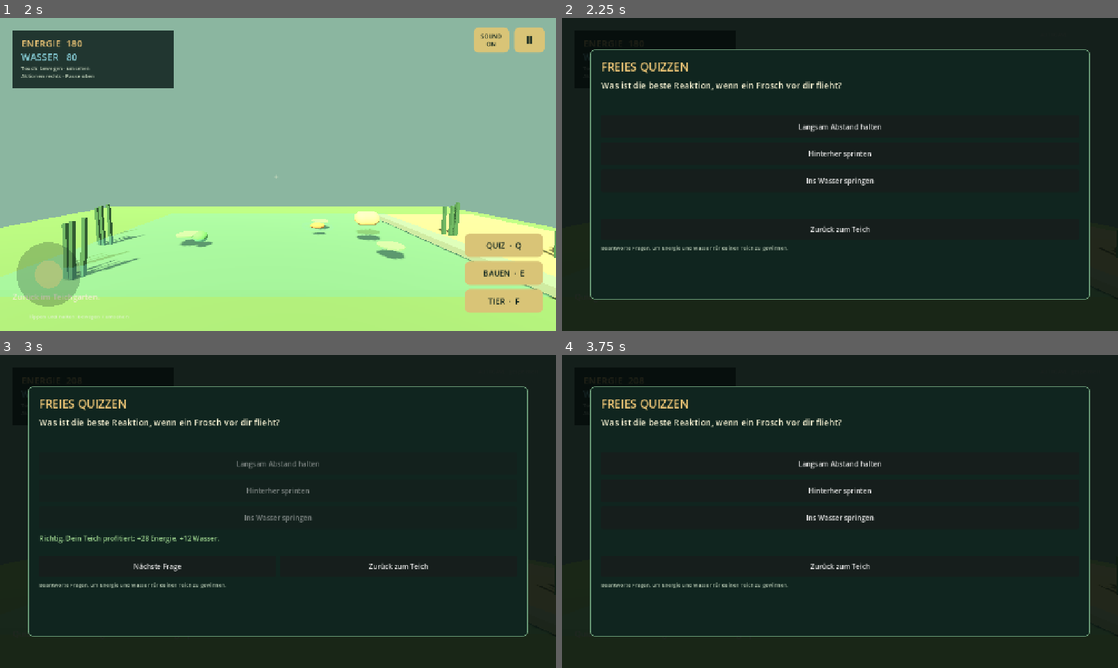
Above: before the commit, frames 1-4 (two rows, left to right).
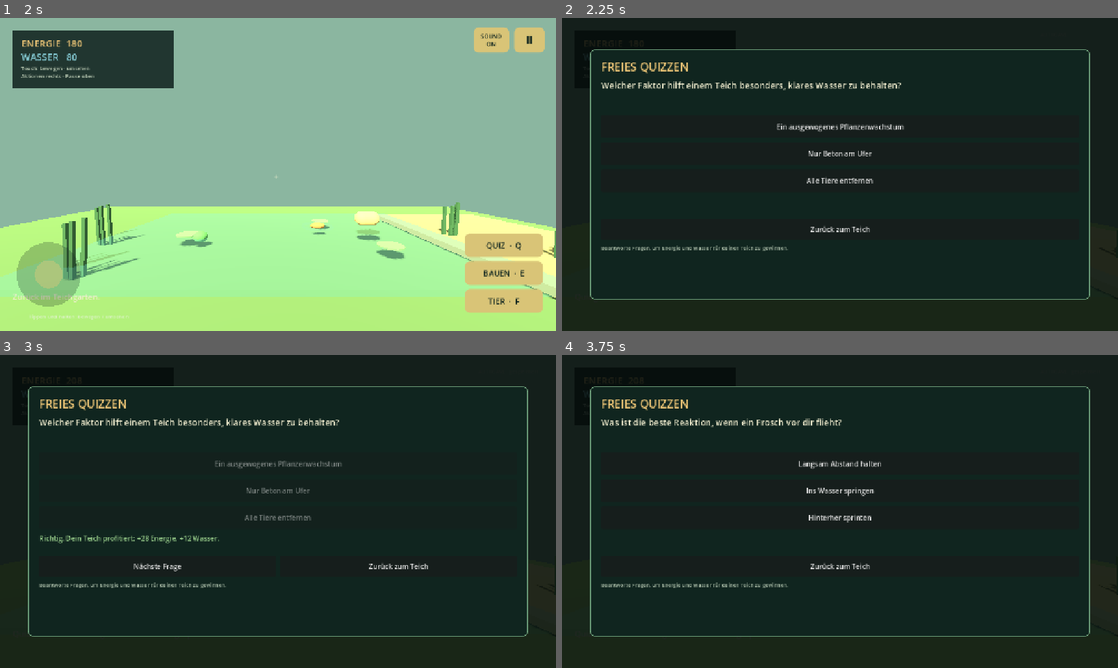
Above: after the commit, the same moments.

Repository: makopipokam/manualai.org
Game: Godot game, scene res://main.tscn
Same seed, same stepped clock (60 frames per second), same inputs: the game is played once before the commit and once after it. Sound files missing from this copy of the repository are replaced by a short silence.
Inputs (mouse positions are in pixels of both pictures, inside the frame that each line leads up to):
- Up to frame 1 (2 s): click "Ⅱ" at 0.5 s; click "WEITER" at 1.25 s
- Up to frame 2 (2.25 s): click "QUIZ · Q" at 2 s
- Up to frame 3 (3 s): click (278, 464) at 2.75 s, where only the run before the commit has a clickable "Langsam Abstand halten"
- Up to frame 4 (3.75 s): click "Nächste Frage" at 3.5 s

Frame 1 is identical in both runs. In frame 2, 1.3% of the frame differs, in the area x 8-62%, y 20-54%; in frame 3, 1.1%; in frame 4, 0.3%.

Commit message:
Fix pond quiz habitat and touch regressions

Diff:
--- a/godot/pwnd-prototype/scripts/animal.gd
+++ b/godot/pwnd-prototype/scripts/animal.gd
@@ -109,28 +109,37 @@
 		if species == "frog":
 			state = "beobachtet" if development > 0 else "flieht"
 			if development == 0 and reaction_cooldown <= 0:
-				velocity = (global_position - player.global_position).normalized() * float(_definition().get("flee_speed", 1.0))
+				velocity = _horizontal_direction(global_position - player.global_position) * float(_definition().get("flee_speed", 1.0))
 				reaction_cooldown = 1.2
 		elif species == "fish":
 			state = "flieht" if _player_is_wading() else "beobachtet"
-			velocity = (global_position - player.global_position).normalized() * (0.5 if development > 0 else float(_definition().get("flee_speed", 1.0)))
+			velocity = _horizontal_direction(global_position - player.global_position) * (0.5 if development > 0 else float(_definition().get("flee_speed", 1.0)))
 		else:
 			state = "neugierig" if development > 0 else "beobachtet"
-			velocity = (player.global_position - global_position).normalized() * (0.28 if development > 1 else -0.18)
+			velocity = _horizontal_direction(player.global_position - global_position) * (0.28 if development > 1 else -0.18)
 	elif species == "duck" and has_dock_target and distance_to_target() > 0.7:
 		state = "geht zum Steg"
-		velocity = (dock_target - global_position).normalized() * 0.3
+		velocity = _horizontal_direction(dock_target - global_position) * 0.3
 	else:
 		state = "ruhig"
 		velocity = velocity.move_toward(Vector3.ZERO, delta * 1.5)
 	global_position += velocity * delta
 	global_position.x = clamp(global_position.x, -7.0, 7.0)
 	global_position.z = clamp(global_position.z, -5.0, 5.0)
+	global_position.y = home_position.y
 	if label:
 		label.text = species.capitalize() + " · " + state
 
+func _horizontal_direction(offset: Vector3) -> Vector3:
+	var flat := Vector3(offset.x, 0.0, offset.z)
+	if flat.length() < 0.001:
+		return Vector3.ZERO
+	return flat.normalized()
+
 func distance_to_target() -> float:
-	return global_position.distance_to(dock_target)
+	var flat_self := Vector3(global_position.x, 0.0, global_position.z)
+	var flat_target := Vector3(dock_target.x, 0.0, dock_target.z)
+	return flat_self.distance_to(flat_target)
 
 func _player_is_wading() -> bool:
 	return player.has_method("is_in_water") and player.is_in_water()
--- a/godot/pwnd-prototype/scripts/main.gd
+++ b/godot/pwnd-prototype/scripts/main.gd
@@ -305,6 +305,10 @@
 		_upgrade_nearest_animal()
 
 func _open_quiz() -> void:
+	quiz_panel.set_reward_text("Richtig. Dein Teich profitiert: +%d Energie, +%d Wasser." % [
+		int(ECONOMY_RULES["quiz_correct_energy"]),
+		int(ECONOMY_RULES["quiz_correct_water"])
+	])
 	quiz_panel.open_quiz()
 	mobile_controls.hide()
 	player.set_physics_process(false)
@@ -491,6 +495,10 @@
 		return
 	var water_cost: int = int(ECONOMY_RULES["animal_upgrade_water"])
 	var max_stage: int = int(ECONOMY_RULES["animal_max_stage"])
+	var required_structure: String = nearest.required_structure()
+	if required_structure == "duck_dock" and not dock_built:
+		_update_hud("%s braucht zuerst den Entensteg. Baue ihn mit E / BAUEN." % nearest.species.capitalize())
+		return
 	if water < water_cost:
 		_update_hud("Nicht genug Wasser. Drücke Q für eine Quizrunde.")
 		return
--- a/godot/pwnd-prototype/scripts/mobile_controls.gd
+++ b/godot/pwnd-prototype/scripts/mobile_controls.gd
@@ -23,6 +23,20 @@
 func _notification(what: int) -> void:
 	if what == NOTIFICATION_RESIZED:
 		queue_redraw()
+	elif what == NOTIFICATION_VISIBILITY_CHANGED and not visible:
+		reset_input_state()
+	elif what == NOTIFICATION_APPLICATION_FOCUS_OUT:
+		reset_input_state()
+
+func reset_input_state() -> void:
+	var had_joystick := joystick_touch != -1
+	joystick_touch = -1
+	look_touch = -1
+	joystick_knob = joystick_center
+	last_look_position = Vector2.ZERO
+	if had_joystick:
+		queue_redraw()
+	move_changed.emit(Vector2.ZERO)
 
 func _build_action_buttons() -> void:
 	var pause_button := Button.new()
--- a/godot/pwnd-prototype/scripts/quiz_panel.gd
+++ b/godot/pwnd-prototype/scripts/quiz_panel.gd
@@ -10,6 +10,8 @@
 	{"question": "Wofür wird Wasser im pwnd-Prototyp eingesetzt?", "options": ["Für die Entwicklung von Tieren", "Für die Kamera", "Für das Menüdesign"], "answer": 0}
 ]
 var question_index := 0
+var option_order: Array[int] = []
+var correct_reward_text := "Richtig. Dein Teich profitiert."
 var question_label: Label
 var feedback_label: Label
 var answer_buttons: Array[Button] = []
@@ -105,16 +107,24 @@
 	return style
 
 func open_quiz() -> void:
-	question_index = (question_index + 1) % questions.size()
+	if answered:
+		question_index = (question_index + 1) % questions.size()
 	show()
 	_render_question()
+
+func set_reward_text(text: String) -> void:
+	correct_reward_text = text
 
 func _render_question() -> void:
 	var item: Dictionary = questions[question_index]
 	question_label.text = item["question"]
 	var options: Array = item["options"]
+	option_order = []
+	for index in range(options.size()):
+		option_order.append(index)
+	option_order.shuffle()
 	for index in range(answer_buttons.size()):
-		answer_buttons[index].text = str(options[index])
+		answer_buttons[index].text = str(options[option_order[index]])
 		answer_buttons[index].disabled = false
 		answer_buttons[index].modulate = Color.WHITE
 	feedback_label.text = ""
@@ -127,11 +137,12 @@
 		return
 	answered = true
 	var item: Dictionary = questions[question_index]
-	var correct := index == int(item["answer"])
+	var chosen_option: int = option_order[index] if index < option_order.size() else index
+	var correct := chosen_option == int(item["answer"])
 	for button in answer_buttons:
 		button.disabled = true
 	if correct:
-		feedback_label.text = "Richtig. Dein Teich profitiert: +28 Energie, +12 Wasser."
+		feedback_label.text = correct_reward_text
 		feedback_label.add_theme_color_override("font_color", Color("#9bd18d"))
 	else:
 		feedback_label.text = "Noch nicht. Die richtige Antwort war: " + str(item["options"][int(item["answer"])])
@@ -140,6 +151,7 @@
 	completed.emit(correct, feedback_label.text)
 
 func _next_question() -> void:
+	question_index = (question_index + 1) % questions.size()
 	_render_question()
 
 func _close_quiz() -> void:
--- /dev/null
+++ b/godot/pwnd-prototype/tests/regression_test.gd
@@ -0,0 +1,162 @@
+extends SceneTree
+
+# Regressionstest für den pwnd-Godot-Prototypen.
+#
+# Ausführen:
+#   godot --headless --path godot/pwnd-prototype --script res://tests/regression_test.gd
+#
+# Der Test endet mit Exit-Code 1, sobald eine Regel des Kernloops verletzt wird.
+# Er deckt genau die Fehler ab, die Editor- und Runtime-Smoke-Tests nicht finden.
+
+var failures: Array[String] = []
+
+func _initialize() -> void:
+	call_deferred("_run")
+
+func _check(condition: bool, label: String, detail: String = "") -> void:
+	if condition:
+		print("  PASS  " + label)
+	else:
+		var message := label if detail.is_empty() else label + " — " + detail
+		failures.append(message)
+		print("  FAIL  " + message)
+
+func _run() -> void:
+	print("pwnd regression test")
+	var main: Node3D = load("res://main.tscn").instantiate()
+	root.add_child(main)
+	await process_frame
+
+	_test_quiz_progression(main)
+	_test_quiz_answer_mapping(main)
+	_test_habitat_requirement(main)
+	await _test_touch_reset(main)
+	_test_animal_stays_on_plane(main)
+
+	print("")
+	if failures.is_empty():
+		print("ALLE REGRESSIONSTESTS BESTANDEN")
+		quit(0)
+	else:
+		print("FEHLGESCHLAGEN: %d" % failures.size())
+		for failure in failures:
+			print("  - " + failure)
+		quit(1)
+
+func _test_quiz_progression(main: Node3D) -> void:
+	print("Quiz-Fortschritt")
+	var quiz = main.quiz_panel
+	quiz.question_index = 0
+	quiz.open_quiz()
+	var first_text: String = quiz.question_label.text
+	_check(quiz.question_index == 0, "Quiz startet bei der aktuellen Frage", "index=%d" % quiz.question_index)
+	quiz._next_question()
+	_check(quiz.question_index == 1, "Weiter erhöht den Fragenindex", "index=%d" % quiz.question_index)
+	_check(quiz.question_label.text != first_text, "Weiter zeigt eine andere Frage")
+	quiz._next_question()
+	quiz._next_question()
+	_check(quiz.question_index == 0, "Fragen laufen zyklisch zurück", "index=%d" % quiz.question_index)
+	quiz._answer(quiz.option_order.find(int(quiz.questions[0]["answer"])))
+	quiz._close_quiz()
+	quiz.open_quiz()
+	_check(quiz.question_index == 1, "Erneutes Öffnen überspringt beantwortete Frage", "index=%d" % quiz.question_index)
+	quiz._close_quiz()
+
+func _test_quiz_answer_mapping(main: Node3D) -> void:
+	print("Quiz-Antwortzuordnung")
+	var quiz = main.quiz_panel
+	var orders := {}
+	var correct_found := false
+	var wrong_found := false
+	var reward_errors := 0
+	for attempt in range(40):
+		quiz.question_index = attempt % quiz.questions.size()
+		quiz.open_quiz()
+		orders[str(quiz.option_order)] = true
+		var item: Dictionary = quiz.questions[quiz.question_index]
+		var expected: int = int(item["answer"])
+		for button_index in range(quiz.answer_buttons.size()):
+			var shown_option: int = quiz.option_order[button_index]
+			var shown_text: String = quiz.answer_buttons[button_index].text
+			if shown_text != str(item["options"][shown_option]):
+				failures.append("Angezeigter Text passt nicht zur Antwortzuordnung")
+				break
+		quiz.answered = false
+		var picked: int = attempt % quiz.answer_buttons.size()
+		var energy_before: int = main.energy
+		var water_before: int = main.water
+		quiz._answer(picked)
+		if quiz.option_order[picked] == expected:
+			correct_found = true
+			if main.energy - energy_before != 28 or main.water - water_before != 12:
+				reward_errors += 1
+		else:
+			wrong_found = true
+			if main.energy - energy_before != 8 or main.water != water_before:
+				reward_errors += 1
+		var awarded_energy: int = main.energy
+		quiz._answer(picked)
+		if main.energy != awarded_energy:
+			reward_errors += 1
+		quiz._close_quiz()
+	_check(orders.size() > 1, "Antwortreihenfolge wird gemischt", "varianten=%d" % orders.size())
+	_check(correct_found and wrong_found, "Richtige und falsche Antworten sind erreichbar")
+	_check(reward_errors == 0, "Belohnung ist korrekt und nur einmal pro Frage", "fehler=%d" % reward_errors)
+
+func _test_habitat_requirement(main: Node3D) -> void:
+	print("Habitat-Voraussetzung")
+	var duck: PwndAnimal = null
+	for animal in main.animals:
+		if animal.required_structure() != "":
+			duck = animal
+	if duck == null:
+		_check(false, "Ein Tier mit Habitat-Voraussetzung existiert")
+		return
+	main.dock_built = false
+	duck.development = 0
+	main.water = 999
+	main.player.global_position = duck.global_position + Vector3(0.3, 0, 0.3)
+	var water_before: int = main.water
+	main._upgrade_nearest_animal()
+	_check(duck.development == 0, "Ohne Habitat kein Upgrade", "stufe=%d" % duck.development)
+	_check(main.water == water_before, "Ohne Habitat wird kein Wasser verbraucht", "verbraucht=%d" % (water_before - main.water))
+	main.dock_built = true
+	main._upgrade_nearest_animal()
+	_check(duck.development == 1, "Mit Habitat ist das Upgrade erlaubt", "stufe=%d" % duck.development)
+
+func _test_touch_reset(main: Node3D) -> void:
+	print("Touch-Reset")
+	var controls = main.mobile_controls
+	controls.show()
+	await process_frame
+	var touch := InputEventScreenTouch.new()
+	touch.pressed = true
+	touch.index = 1
+	touch.position = Vector2(80, controls.size.y - 110)
+	controls._handle_touch(touch)
+	var drag := InputEventScreenDrag.new()
+	drag.index = 1
+	drag.position = touch.position + Vector2(50, 0)
+	drag.relative = Vector2(50, 0)
+	controls._handle_drag(drag)
+	_check(main.player.mobile_move.length() > 0.1, "Joystick bewegt den Spieler", "wert=%.2f" % main.player.mobile_move.length())
+	controls.hide()
+	await process_frame
+	_check(main.player.mobile_move.length() < 0.001, "Verstecken stoppt die Bewegung", "wert=%.3f" % main.player.mobile_move.length())
+	_check(controls.joystick_touch == -1 and controls.look_touch == -1, "Touch-Indizes sind zurückgesetzt")
+	controls.show()
+	await process_frame
+	controls._handle_touch(touch)
+	controls._handle_drag(drag)
+	controls._notification(Node.NOTIFICATION_APPLICATION_FOCUS_OUT)
+	_check(main.player.mobile_move.length() < 0.001, "Fokusverlust stoppt die Bewegung")
+
+func _test_animal_stays_on_plane(main: Node3D) -> void:
+	print("Tierbewegung")
+	for animal in main.animals:
+		var start_y: float = animal.global_position.y
+		main.player.global_position = animal.global_position + Vector3(0.4, 0.5, 0.0)
+		for step in range(20):
+			animal._process(0.1)
+		var drift: float = absf(animal.global_position.y - start_y)
+		_check(drift < 0.001, "%s bleibt auf seiner Ebene" % animal.species, "abweichung=%.3f" % drift)
Not shown, added: godot/pwnd-prototype/tests/regression_test.gd.uid
Not shown, changed: godot/pwnd-prototype/README.md
Not shown, changed: godot/pwnd-prototype/REVIEW.md
Not shown, changed: godot/pwnd-prototype/ROADMAP.md
